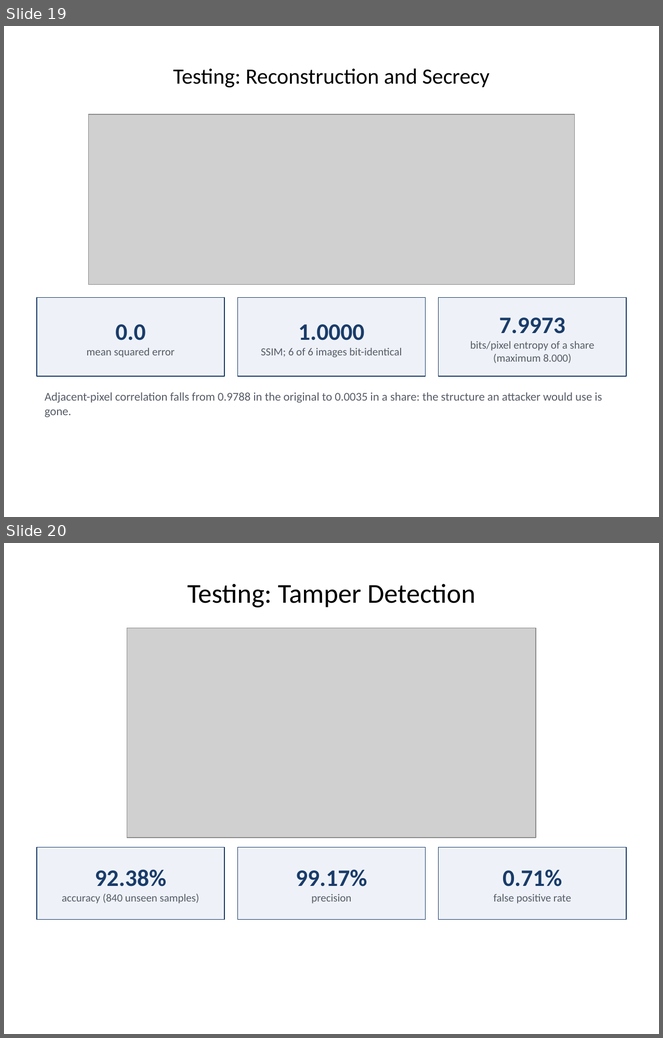
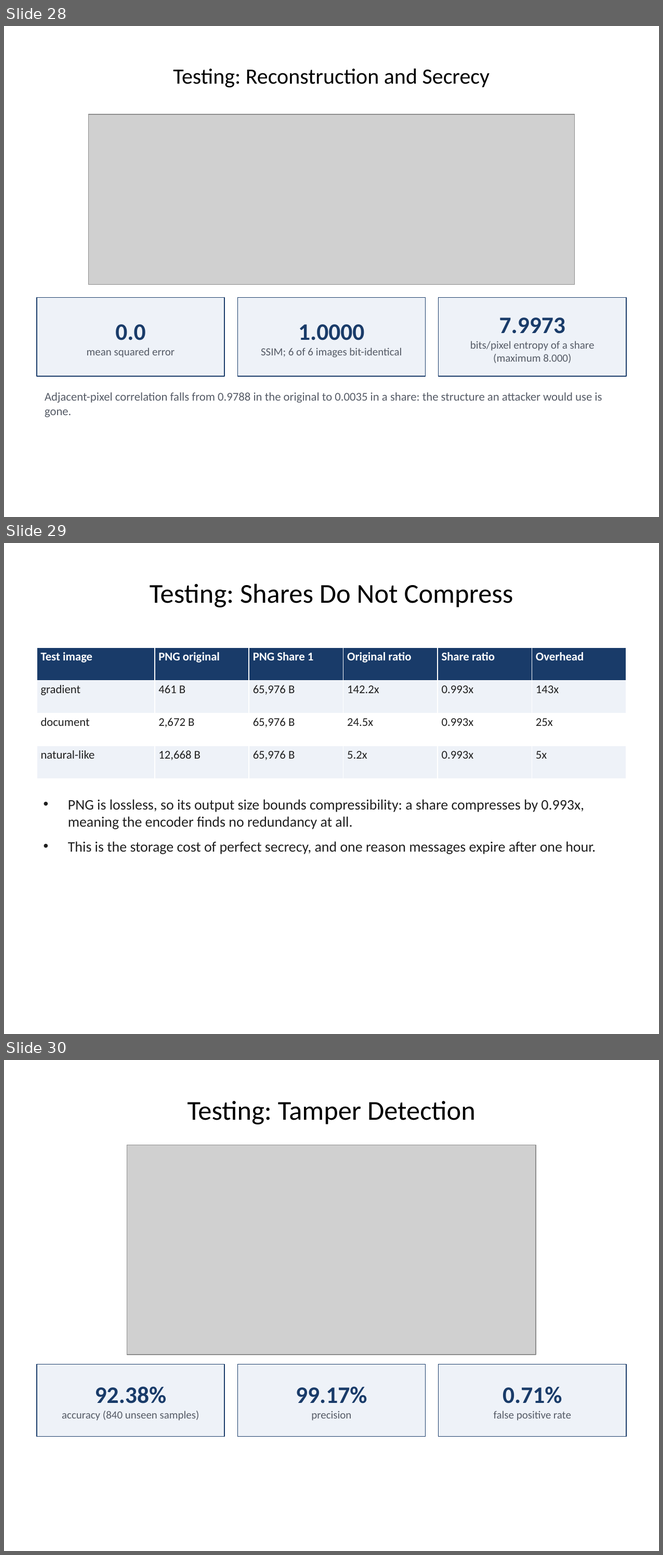
Before and after one commit to 1337PAIN/Reveal-X-chat, a slide deck: Reveal-X_FYP_Presentation.pptx. Shown one above the other, each under a label of ours: slides 19 and 20 before the commit, slides 28, 29 and 30 after it. The pictures are 663x1038 and 663x1555 pixels, drawn with LibreOffice and Linux fonts; fonts in the diff are those of the drawing; grey boxes stand for pictures; background and template pictures are left out. Boxes give left, top, right and bottom in pixels: in the first picture for what was removed or moved away, otherwise in the second. Text is boxed around its words. In the diff, an @@ line names an element or a change of style, - is before the commit and + after.

Commit message:
Extend the FYP presentation to 49 slides
Adds the report's comparison tables, layered architecture, STRIDE and
threat resistance model, the detector's features and datasets, the test
suite by area and test case TC-01, storage cost, the two integrity
layers, the classifier comparison, server/browser parity, Objective 9,
critical review, future recommendations, a reconstruction screenshot
and a conclusion.

```diff
--- a/Reveal-X_FYP_Presentation.pptx
+++ b/Reveal-X_FYP_Presentation.pptx
@@ slide 29 added at bbox=[4, 543, 659, 1034], background picture (left out) @@
@@ title added at bbox=[150, 584, 514, 607], 30 pt, text #000000 @@
+Testing: Shares Do Not Compress
@@ table added at bbox=[37, 648, 626, 779], 4 rows, 6 columns @@
+Test image | PNG original | PNG Share 1 | Original ratio | Share ratio | Overhead
+gradient | 461 B | 65,976 B | 142.2x | 0.993x | 143x
+document | 2,672 B | 65,976 B | 24.5x | 0.993x | 25x
+natural-like | 12,668 B | 65,976 B | 5.2x | 0.993x | 5x
@@ text added at bbox=[68, 799, 596, 854], 16 pt, text #1F1F1F @@
+• PNG is lossless, so its output size bounds compressibility: a share compresses by 0.993x, meaning the encoder finds no redundancy at all.
+• This is the storage cost of perfect secrecy, and one reason messages expire after one hour.
@@ what was slide 19 is now slide 28 @@
@@ what was slide 20 is now slide 30 @@
```
Also in this commit, not shown: 17 other slides added, 1 other file.
